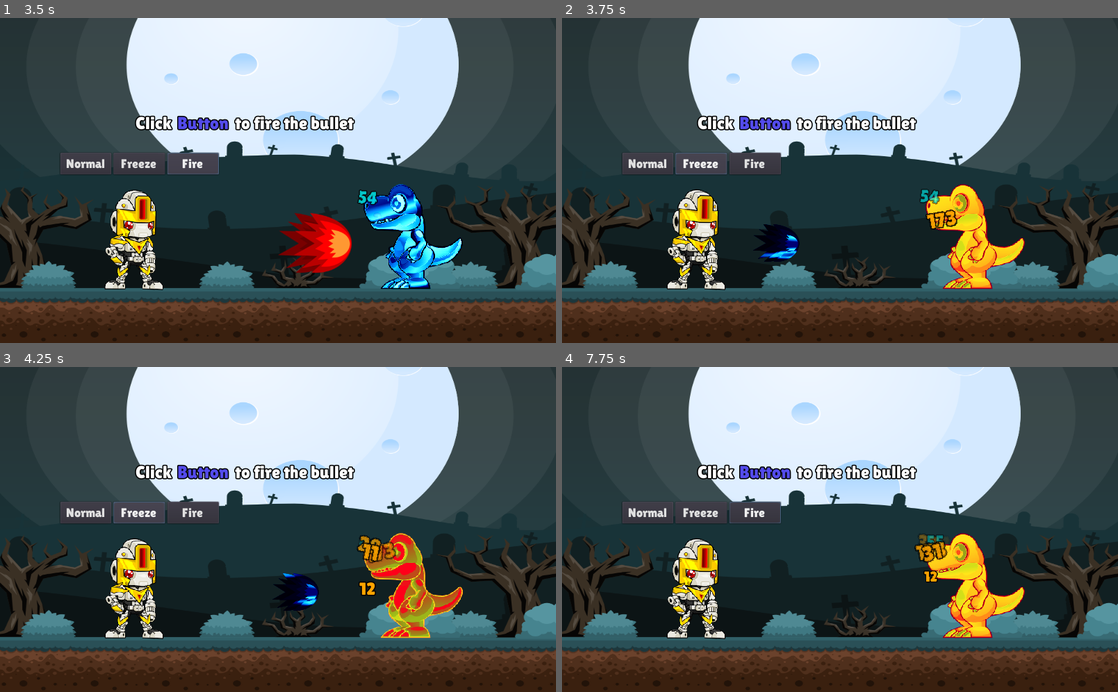
Above: before the commit, frames 1-4 (two rows, left to right).
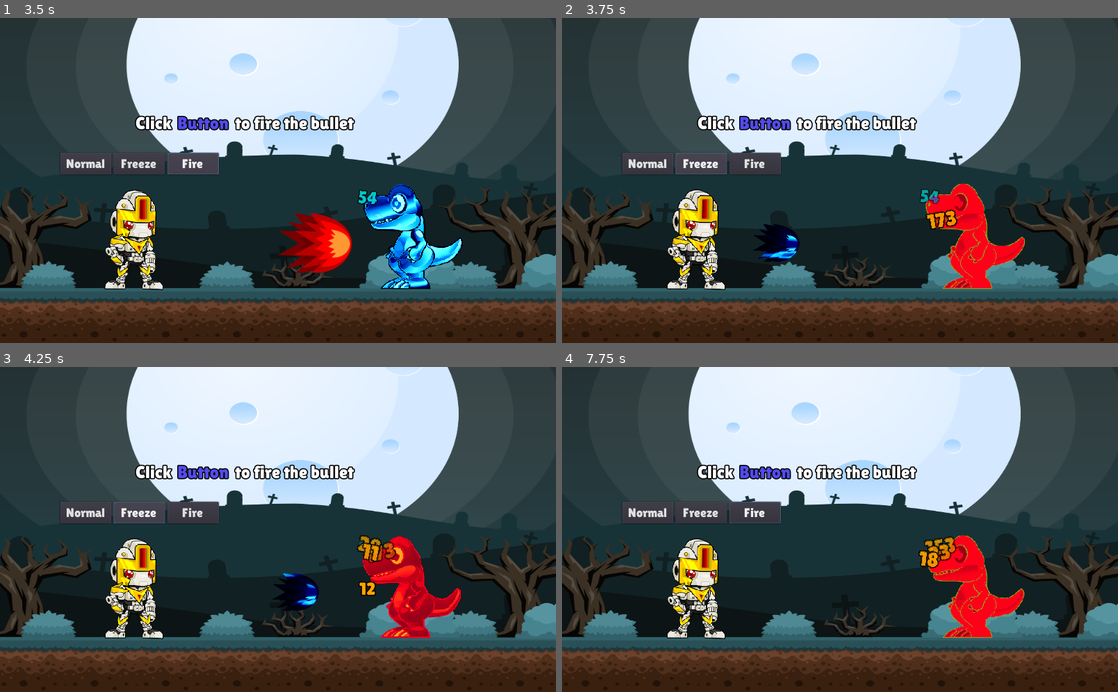
Above: after the commit, the same moments.

Repository: duongvituan/godot-sprite-shader
Game: Godot game, scene res://demo/list_demo/zgame/demo.tscn
Same seed, same stepped clock (60 frames per second), same inputs: the game is played once before the commit and once after it. This scene is started directly instead of the project's main scene.
Inputs (mouse positions are in pixels of both pictures, inside the frame that each line leads up to):
- Up to frame 1 (3.5 s): click "Normal" at 0.5 s; click "Normal" at 1.25 s; click "Freeze" at 2 s; click "Fire" at 2.75 s
- Up to frame 2 (3.75 s): click "Freeze" at 3.5 s
- Up to frame 3 (4.25 s): no input
- Up to frame 4 (7.75 s): click "Fire" at 4.25 s; click "Normal" at 5 s; click "Freeze" at 5.75 s; click "Fire" at 6.5 s; move the mouse to (962, 513) at 7.27 s; hold Space (active) from 7.28 s (still down)

Frame 1 is identical in both runs. In frame 2, 2.6% of the frame differs, in the area x 65-84%, y 50-84%; in frame 3, 2.5%; in frame 4, 3.0%, in the area x 63-84%, y 51-84%.

Commit message:
Add demo holo wave

Diff:
--- a/godot/demo/list_demo/holographic/demo.tscn
+++ b/godot/demo/list_demo/holographic/demo.tscn
@@ -9,8 +9,10 @@
 [ext_resource path="res://demo/objects/char_viewport.tscn" type="PackedScene" id=7]
 [ext_resource path="res://addons/ez_shader/shader/glitch.shader" type="Shader" id=8]
 [ext_resource path="res://addons/ez_shader/shader/holographic.shader" type="Shader" id=9]
+[ext_resource path="res://addons/ez_shader/shader/holo_wave.shader" type="Shader" id=10]
+[ext_resource path="res://addons/ez_shader/utils_shader/EzHoloWave.gd" type="Script" id=11]
 
-[sub_resource type="ShaderMaterial" id=1]
+[sub_resource type="ShaderMaterial" id=6]
 shader = ExtResource( 9 )
 shader_param/hologram_value = 0.75
 shader_param/hologram_noise_x = 10.0
@@ -28,17 +30,59 @@
 shader_param/amount = 10.0
 shader_param/fade = 1.0
 
+[sub_resource type="ShaderMaterial" id=8]
+shader = ExtResource( 10 )
+shader_param/offset = 0.0
+shader_param/speed = 1.0
+shader_param/wave_height = 0.12
+shader_param/wave_speed = 3.0
+shader_param/wave_freq = 30.0
+shader_param/wave_width = 1.0
+shader_param/tint_color = Color( 0, 0.65, 1, 1 )
+shader_param/fade = 1.0
+
+[sub_resource type="Animation" id=4]
+resource_name = "New Anim"
+loop = true
+tracks/0/type = "value"
+tracks/0/path = NodePath(".:frame")
+tracks/0/interp = 1
+tracks/0/loop_wrap = true
+tracks/0/imported = false
+tracks/0/enabled = true
+tracks/0/keys = {
+"times": PoolRealArray( 0, 0.1, 0.2, 0.3, 0.4, 0.5, 0.6, 0.7, 0.8, 0.9 ),
+"transitions": PoolRealArray( 1, 1, 1, 1, 1, 1, 1, 1, 1, 1 ),
+"update": 1,
+"values": [ 0, 1, 2, 3, 4, 5, 6, 7, 8, 9 ]
+}
+
+[sub_resource type="Animation" id=5]
+length = 0.001
+tracks/0/type = "value"
+tracks/0/path = NodePath(".:frame")
+tracks/0/interp = 1
+tracks/0/loop_wrap = true
+tracks/0/imported = false
+tracks/0/enabled = true
+tracks/0/keys = {
+"times": PoolRealArray( 0 ),
+"transitions": PoolRealArray( 1 ),
+"update": 0,
+"values": [ 0 ]
+}
+
 [node name="demo_screen" type="Node2D"]
 script = ExtResource( 5 )
 
 [node name="CanvasLayer" parent="." instance=ExtResource( 1 )]
 
 [node name="Char" parent="." instance=ExtResource( 2 )]
-position = Vector2( 243, 410 )
+position = Vector2( 152, 407 )
 
 [node name="Char2" parent="." instance=ExtResource( 2 )]
-material = SubResource( 1 )
-position = Vector2( 488, 411 )
+material = SubResource( 6 )
+position = Vector2( 374, 406 )
 title = "Holographic"
 
 [node name="Label" parent="Char2" index="1"]
@@ -53,14 +97,14 @@
 is_active = true
 
 [node name="Char3" parent="." instance=ExtResource( 7 )]
-position = Vector2( 767, 418 )
+position = Vector2( 638, 412 )
 title = "Glitch"
 
 [node name="Label" parent="Char3" index="0"]
 text = "Glitch"
 
 [node name="ViewportContainer" parent="Char3" index="1"]
-material = SubResource( 2 )
+material = SubResource( 7 )
 
 [node name="EzShaderPlayer" type="Node" parent="Char3"]
 script = ExtResource( 4 )
@@ -70,6 +114,29 @@
 script = ExtResource( 6 )
 is_active = true
 
+[node name="Char4" parent="." instance=ExtResource( 7 )]
+position = Vector2( 870, 412 )
+title = "Holo Wave"
+
+[node name="Label" parent="Char4" index="0"]
+text = "Holo Wave"
+
+[node name="ViewportContainer" parent="Char4" index="1"]
+material = SubResource( 8 )
+
+[node name="AnimationPlayer" parent="Char4/ViewportContainer/Viewport/Char" index="0"]
+"anims/New Anim" = SubResource( 4 )
+anims/RESET = SubResource( 5 )
+
+[node name="EzShaderPlayer" type="Node" parent="Char4"]
+script = ExtResource( 4 )
+node_path = NodePath("../ViewportContainer")
+
+[node name="EzHoloWave" type="Node" parent="Char4/EzShaderPlayer"]
+script = ExtResource( 11 )
+is_active = true
+
 [editable path="CanvasLayer"]
 [editable path="Char2"]
 [editable path="Char3"]
+[editable path="Char4"]
--- a/godot/demo/list_demo/zgame/demo.tscn
+++ b/godot/demo/list_demo/zgame/demo.tscn
@@ -30,6 +30,9 @@
 
 [node name="Label" parent="Dino/Char" index="0"]
 visible = false
+
+[node name="EzTransfromBurn" parent="Dino/EzShaderPlayer" index="2"]
+offset = 1.0
 
 [node name="HBoxContainer" type="HBoxContainer" parent="."]
 margin_left = 250.0
--- a/godot/demo/objects/character/dinosaur.gd
+++ b/godot/demo/objects/character/dinosaur.gd
@@ -3,29 +3,38 @@
 
 enum STATUS {Normal, Freeze, Fire}
 
+onready var shader_player := $EzShaderPlayer
 onready var one_color := $EzShaderPlayer/EzOneColor
 onready var transform_freeze := $EzShaderPlayer/EzTransfromFreeze
 onready var transform_burn := $EzShaderPlayer/EzTransfromBurn
 onready var animation_player = $Char/ViewportContainer/Viewport/Char/AnimationPlayer
 
 var status = STATUS.Normal
+
+var duration_burn = 0.0
+var hit_damage_burn_time = 0.2
 var current_burn_time = 0.0
-var burn_time = 0.2
 
 
 func _ready():
-	transform_freeze.connect("finished", self, "_on_finised_freeze")
-	transform_freeze.connect("canceled", self, "_on_canceled_freeze")
-	transform_burn.connect("finished", self, "_on_finised_burn")
+	shader_player.connect("cancel_shader", self, "_on_cancel_shader")
+	shader_player.connect("finished_shader", self, "_on_finished_shader")
+
 
 func _process(delta):
 	if status == STATUS.Normal:
 		return
 
 	if status == STATUS.Fire:
+		duration_burn -= delta
+
+		if duration_burn < 0:
+			status = STATUS.Normal
+			return
+
 		current_burn_time += delta
-		if current_burn_time > burn_time:
-			current_burn_time = 0
+		if current_burn_time > hit_damage_burn_time:
+			current_burn_time -= hit_damage_burn_time;
 			Utils.create_damage_label(Utils.random(5, 40), global_position, 2)
 
 
@@ -42,15 +51,17 @@
 func hit_fire_bullet(damage):
 	Utils.create_damage_label(String(damage), global_position, 2)
 	status = STATUS.Fire
-	transform_burn.play(1, true)
+
+	var burn_effect_time = 1.0
+	transform_burn.play(burn_effect_time, true)
+	duration_burn = burn_effect_time
 
 
-func _on_finised_freeze():
-	animation_player.play("Idle")
-	status = STATUS.Normal
+func _on_cancel_shader(ez_shader):
+	if ez_shader == transform_freeze:
+		animation_player.play("Idle")
 
-func _on_canceled_freeze():
-	animation_player.play("Idle")
-
-func _on_finised_burn():
-	status = STATUS.Normal
+func _on_finished_shader(ez_shader):
+	if ez_shader == transform_freeze:
+		status = STATUS.Normal
+		animation_player.play("Idle")
--- a/godot/project.godot
+++ b/godot/project.godot
@@ -53,6 +53,11 @@
 "class": "EzGlitch",
 "language": "GDScript",
 "path": "res://addons/ez_shader/utils_shader/EzGlitch.gd"
+}, {
+"base": "EzShader",
+"class": "EzHoloWave",
+"language": "GDScript",
+"path": "res://addons/ez_shader/utils_shader/EzHoloWave.gd"
 }, {
 "base": "EzShader",
 "class": "EzHolographic",
@@ -164,6 +169,7 @@
 "EzDissolveTwist": "",
 "EzDoodle": "",
 "EzGlitch": "",
+"EzHoloWave": "",
 "EzHolographic": "",
 "EzMatrixGradient": "",
 "EzMatrixOneColor": "",
Not shown: 2 places in godot/demo/list_demo/holographic/demo.tscn that only renumber resources
